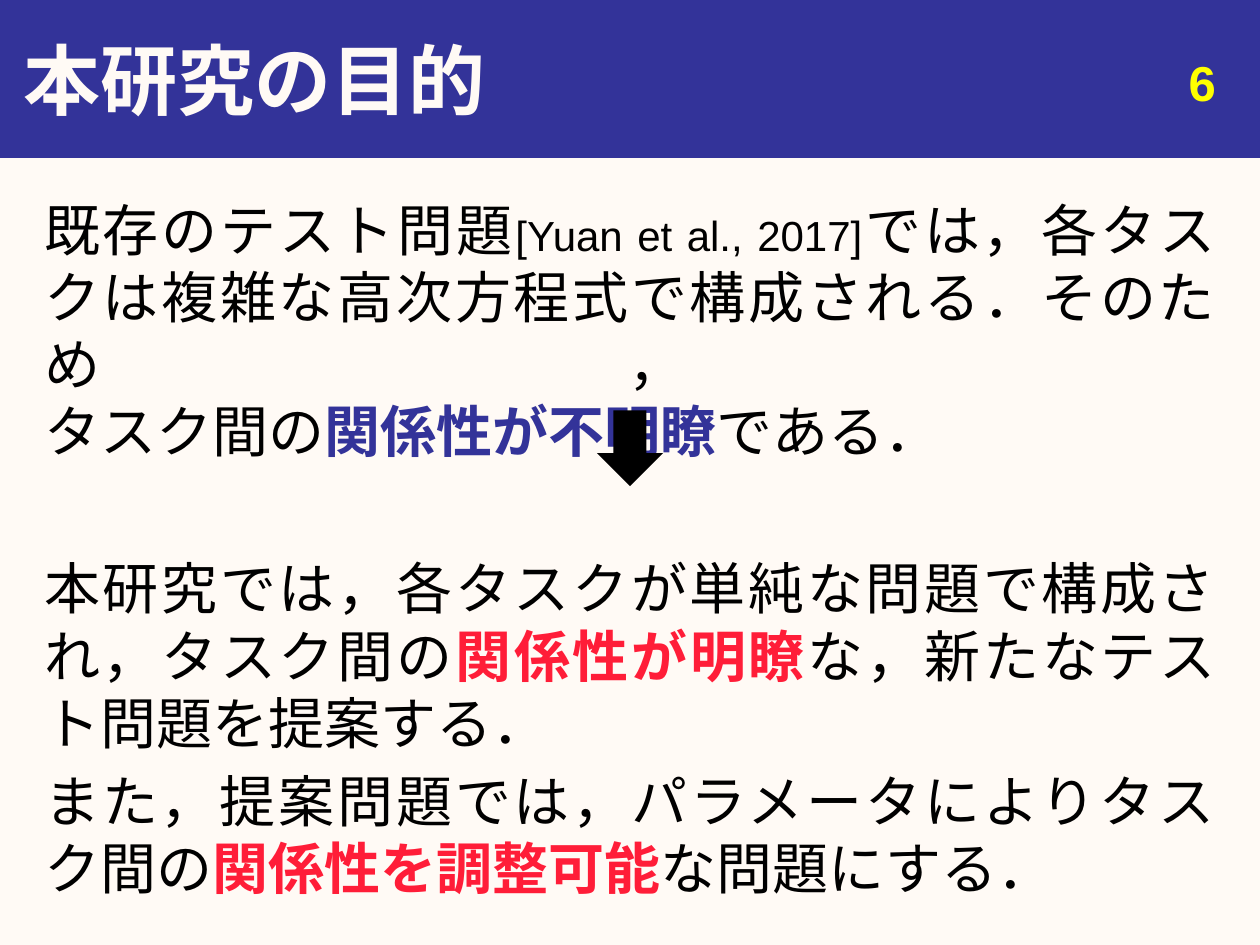
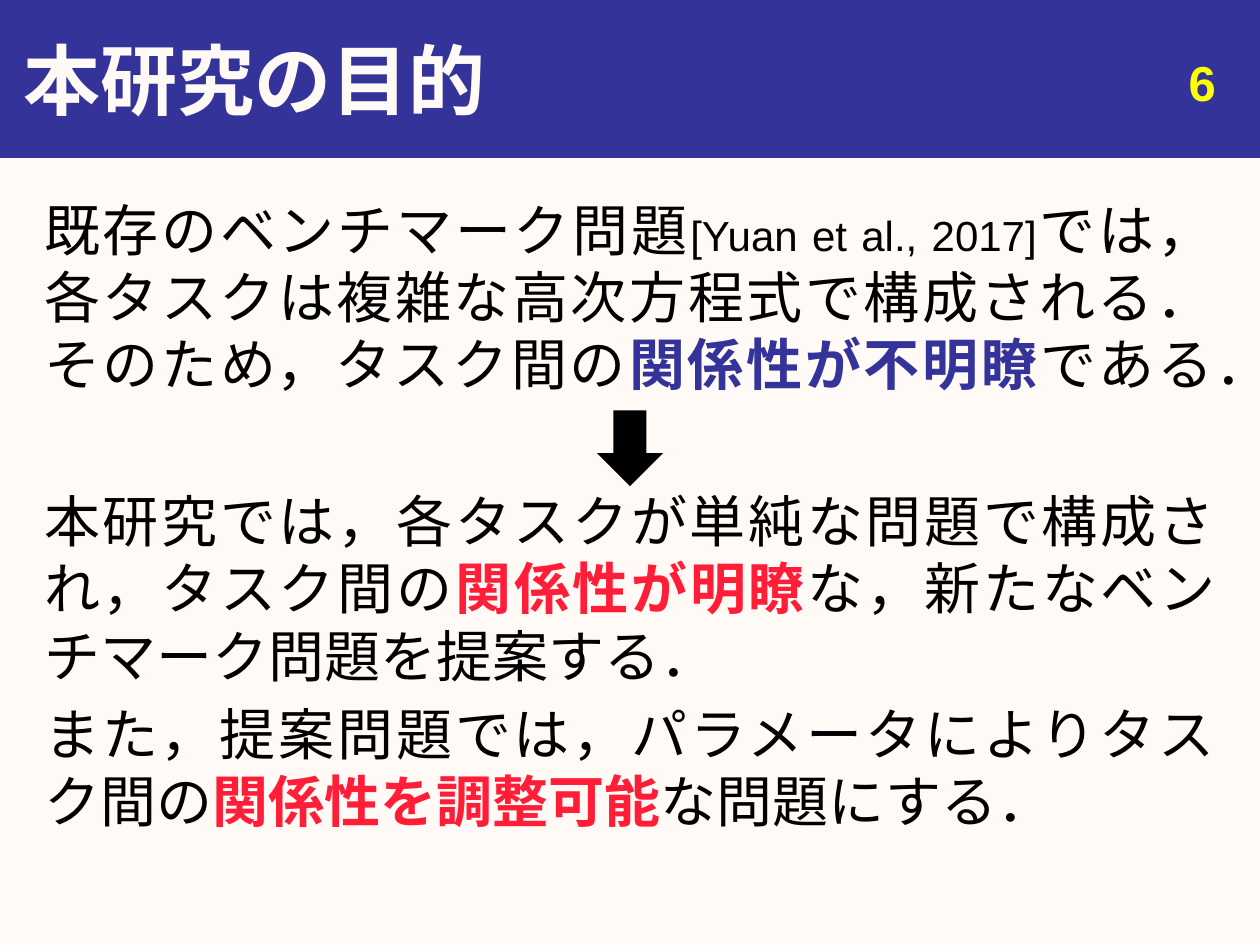
Before and after one commit to youle921/Slide-maintain, a slide deck: slide 7 of abstract/Slides/20200217_urita_graduation_v3.pptx. Drawn at 1260x945 pixels with LibreOffice and Linux fonts; fonts in the diff are those of the drawing. Boxes give left, top, right and bottom in pixels: in the first picture for what was removed or moved away, otherwise in the second. Text is boxed around its words. In the diff, an @@ line names an element or a change of style, - is before the commit and + after.

```diff
--- a/abstract/Slides/20200217_urita_graduation_v3.pptx
+++ b/abstract/Slides/20200217_urita_graduation_v3.pptx
@@ text at box(44, 204, 1260, 682): text changed @@
-既存のテスト問題[Yuan et al., 2017]では，各タスクは複雑な高次方程式で構成される．そのため，
-タスク間の関係性が不明瞭である．
-本研究では，各タスクが単純な問題で構成され，タスク間の関係性が明瞭な，新たなテスト問題を提案する．
+既存のベンチマーク問題[Yuan et al., 2017]では，
+各タスクは複雑な高次方程式で構成される．
+そのため，タスク間の関係性が不明瞭である．
+本研究では，各タスクが単純な問題で構成され，タスク間の関係性が明瞭な，新たなベンチマーク問題を提案する．
```
Also in this commit, not shown: 16 other slides changed, 1 slide added, 2 other files.
